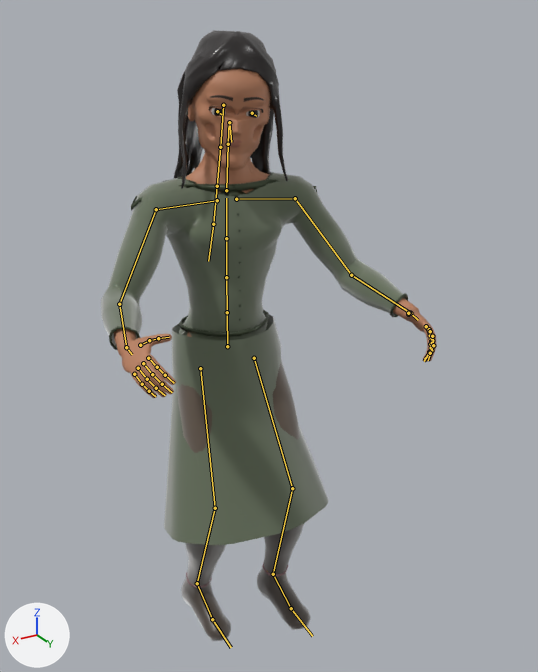
The glTF model creatures/models/people/mortal_youth.gltf as it was, and as the next commit left it.
Both versions are drawn from a camera (50 mm lens) standing at (0.813, 1.53, 1.609) and looking at (-0.029, 0.127, 0.908). Every picture has the same lights, and +X, +Y and +Z are marked at lower left. The older version comes first. Both versions are drawn at frame 16 of the action 'flinch'; the numbers are the values there. The bones that change, and the others that lie on the model, are drawn over the model as lines.

Objects in the first picture: 'mortal_youth'.
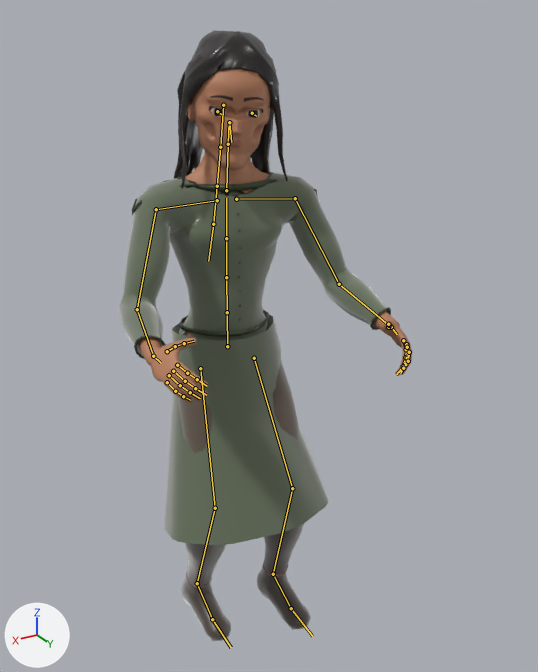
Where the change shows, as pixel boxes (x1, y1, x2, y2) in the pictures (538 x 672 px):
'mortal_youth', posed (12% narrower)
    before: (101, 30, 437, 641)
    after: (118, 30, 412, 641)
bone 'LeftUpperArm', root to tip
    before: (295, 198) to (351, 275)
    after: (295, 198) to (339, 284)
bone 'RightUpperArm', root to tip
    before: (156, 209) to (119, 304)
    after: (156, 209) to (137, 309)

What changed in the scene script:
```text
Change bone_leftupperarm:
    where bone_leftupperarm = bpy.data.objects['Armature'].pose.bones['LeftUpperArm']  # child of 'LeftShoulder'
    bone_leftupperarm.rotation_quaternion: (0.857, -0.469, -0.161, -0.141) -> (0.811, -0.543, -0.157, -0.15)  # degrees (-56, -24, -6) -> degrees (-67, -25, -5)
Change bone_rightupperarm:
    where bone_rightupperarm = bpy.data.objects['Armature'].pose.bones['RightUpperArm']  # child of 'RightShoulder'
    bone_rightupperarm.rotation_quaternion: (0.854, -0.467, 0.174, 0.152) -> (0.808, -0.54, 0.17, 0.161)  # degrees (-56, 26, 6) -> degrees (-66, 27, 5)
```
